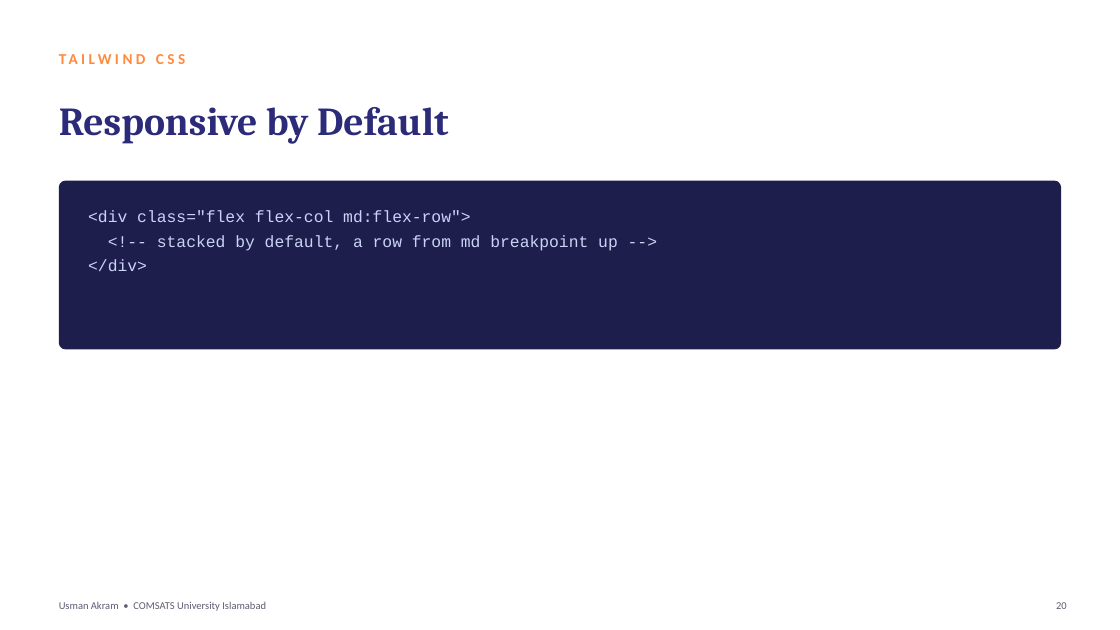
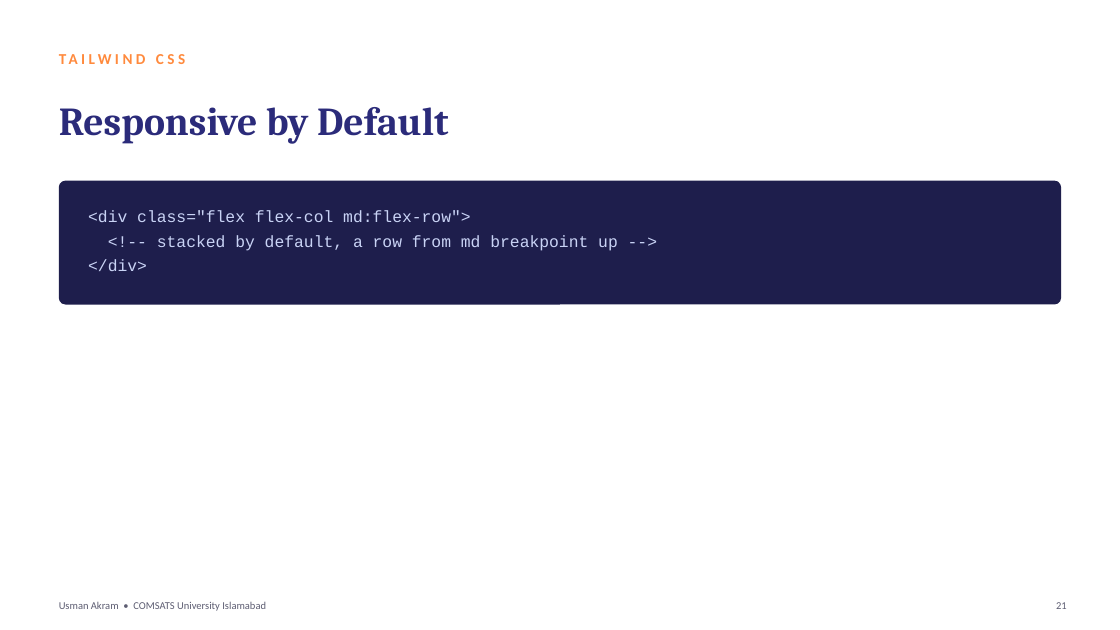
Before and after one commit to mua22/mern-web-book, a slide deck: slide 21 of slides/CSC336-Lecture-10-Responsive-Design-and-Frameworks.pptx (slide 20 before the commit). Drawn at 1120x630 pixels with LibreOffice and Linux fonts; fonts in the diff are those of the drawing. Boxes give left, top, right and bottom in pixels: in the first picture for what was removed or moved away, otherwise in the second. Text is boxed around its words. In the diff, an @@ line names an element or a change of style, - is before the commit and + after.

```diff
--- a/slides/CSC336-Lecture-10-Responsive-Design-and-Frameworks.pptx
+++ b/slides/CSC336-Lecture-10-Responsive-Design-and-Frameworks.pptx
@@ rounded rectangle: place and size @@
-rounded rectangle at (59, 181, 1061, 350)
+rounded rectangle at (59, 181, 1061, 305)
@@ rounded rectangle at (59, 181, 1061, 305): proportions changed @@
@@ text at (1056, 602, 1067, 609): text changed @@
-20
+21
```
Also in this commit, not shown: 21 other slides changed, 2 slides added, 2 other files.
